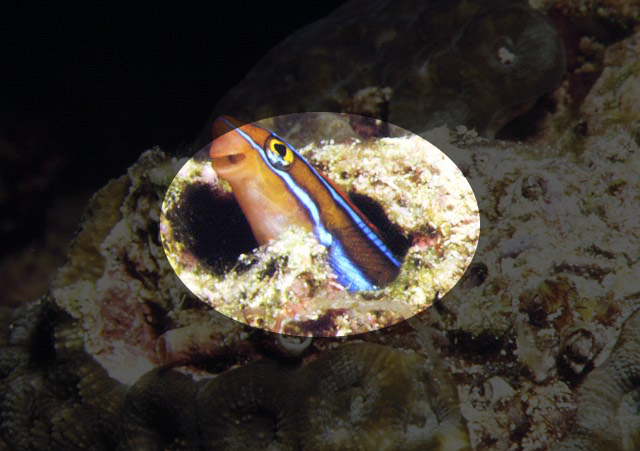
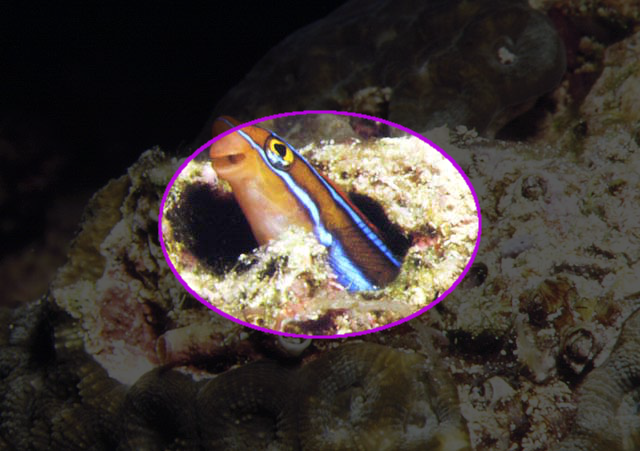
Layer changes from the first (640, 451) image to the second:
painted on "fail.jpg" over (158, 110, 482, 339)
